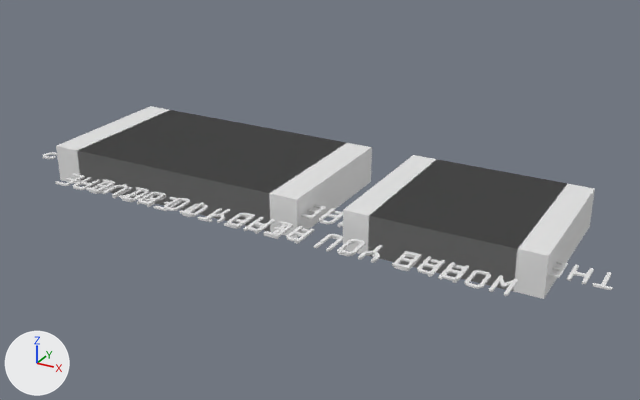
The glTF model resources/question01.glb as it was, and as the next commit left it.
Before and after are seen from a camera (50 mm lens) standing at (50.8, -83.5, 3009.6) and looking at (1.6, 5.9, 2964.8). Lighting does not change. The marker at lower left points along +X, +Y and +Z. Where no turn or scale is listed for an object, it has been applied to the vertices.

The scene before the commit, as lines of its bpy script (objects in view):
```python
me_box1 = bpy.data.meshes.new('box1')
me_box1.from_pydata(...)  # a box spanning x -8.5..8.5, y -10.0..10.0, z -2.5..2.5
me_box1_001 = bpy.data.meshes.new('box1.001')
me_box1_001.from_pydata(...)  # a box spanning x -15.0..15.0, y -10.0..10.0, z -2.5..2.5
me_box1_002 = bpy.data.meshes.new('box1.002')
me_box1_002.from_pydata(...)  # a box spanning x -18.8..18.8, y -10.0..10.0, z -2.5..2.5
ob_question02_answer03_bbox = bpy.data.objects.new('question02_answer03_bbox', me_box1)
ob_question02_answer03_bbox.location = (20.75, 7.96, 2965.72)
ob_question02_answer04_bbox = bpy.data.objects.new('question02_answer04_bbox', me_box1_001)
ob_question02_answer04_bbox.location = (-15.79, 7.96, 2965.72)
ob_question02_answer06_bbox = bpy.data.objects.new('question02_answer06_bbox', me_box1_002)
ob_question02_answer06_bbox.location = (-15.79, 7.96, 2965.72)
# also in view: 'question02_question2' at (0.1, -2.5, 2965.6); 'question02_answer05_bbox' at (20.7, 8.0, 2965.7); 'question02_question1' at (0.0, -2.5, 2965.8)
```
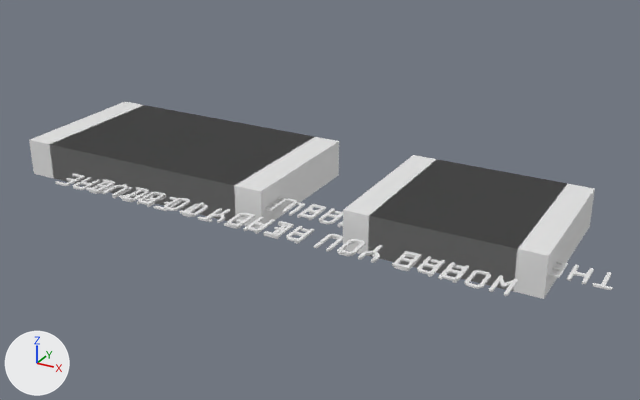
Boxes [x1, y1, x2, y2] around the edits, measured in the pictures (640 x 400 px):
'question02_answer06_bbox', moved
    before: [56, 106, 372, 238]
    after: [29, 102, 339, 228]
'question02_answer04_bbox', moved
    before: [77, 110, 344, 231]
    after: [50, 105, 313, 223]

The change in detail:
Object 'question02_answer04_bbox' (ob_question02_answer04_bbox) moves from (-15.79, 7.96, 2965.72) to (-20.75, 7.96, 2965.72).
Object 'question02_answer06_bbox' (ob_question02_answer06_bbox) moves from (-15.79, 7.96, 2965.72) to (-20.75, 7.96, 2965.72).
